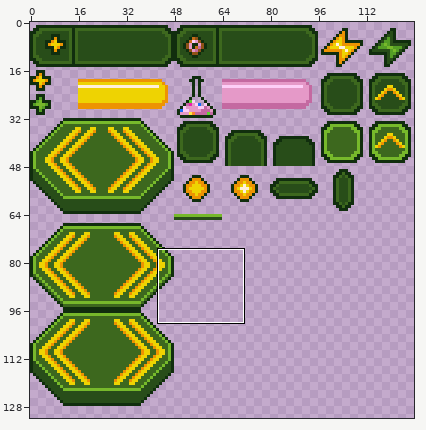
A pixel-art file gets an edit: src/assets/ui.aseprite. The first picture is a wide view before the edit; the outline marks the close-up.
Close-up. Earlier state:
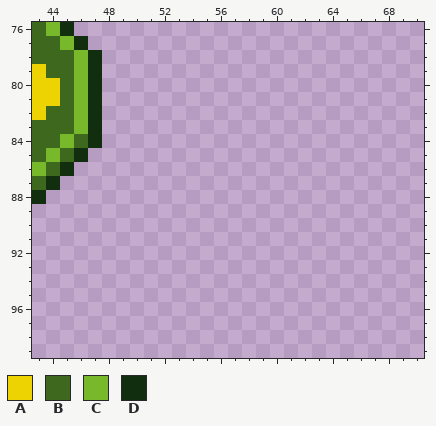
128x256 pixels, 1 frame. Shown: x 43..70, y 76..99. The wide view leaves out empty margins.
Palette (. is transparent): A #eed302  B #3d681e  C #77b92b  D #112e0e
Pixels before, first column x 43:
76 BCD..
77 BBCD.
78 BBBCD
79 ABBCD
80 AABCD
81 AABCD
82 ABBCD
83 BBBCD
84 BBCBD
85 BCBD.
86 CBD..
87 BD...
88 D....
The same view after the edit:
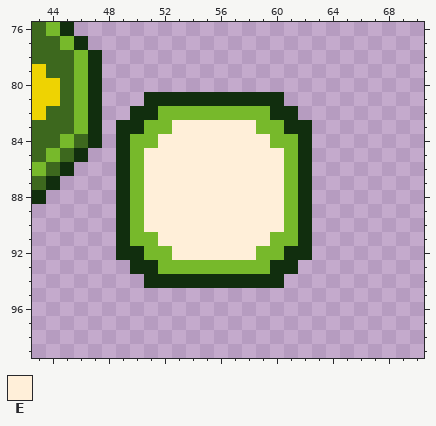
Colours new in this view: E #ffefd9
Difference:
Changed rows in their new state; - is an unchanged pixel.
first column x 49:
 81 --DDDDDDDDDD--
 82 -DDCCCCCCCCDD-
 83 DDCCEEEEEECCDD
 84 DCCEEEEEEEECCD
 85 DCEEEEEEEEEECD
 86 DCEEEEEEEEEECD
 87 DCEEEEEEEEEECD
 88 DCEEEEEEEEEECD
 89 DCEEEEEEEEEECD
 90 DCEEEEEEEEEECD
 91 DCCEEEEEEEECCD
 92 DDCCEEEEEECCDD
 93 -DDCCCCCCCCDD-
 94 --DDDDDDDDDD--
Where, in picture pixels (left, top, right, bottom), the same in both close-ups:
added: (116, 92, 312, 288)
